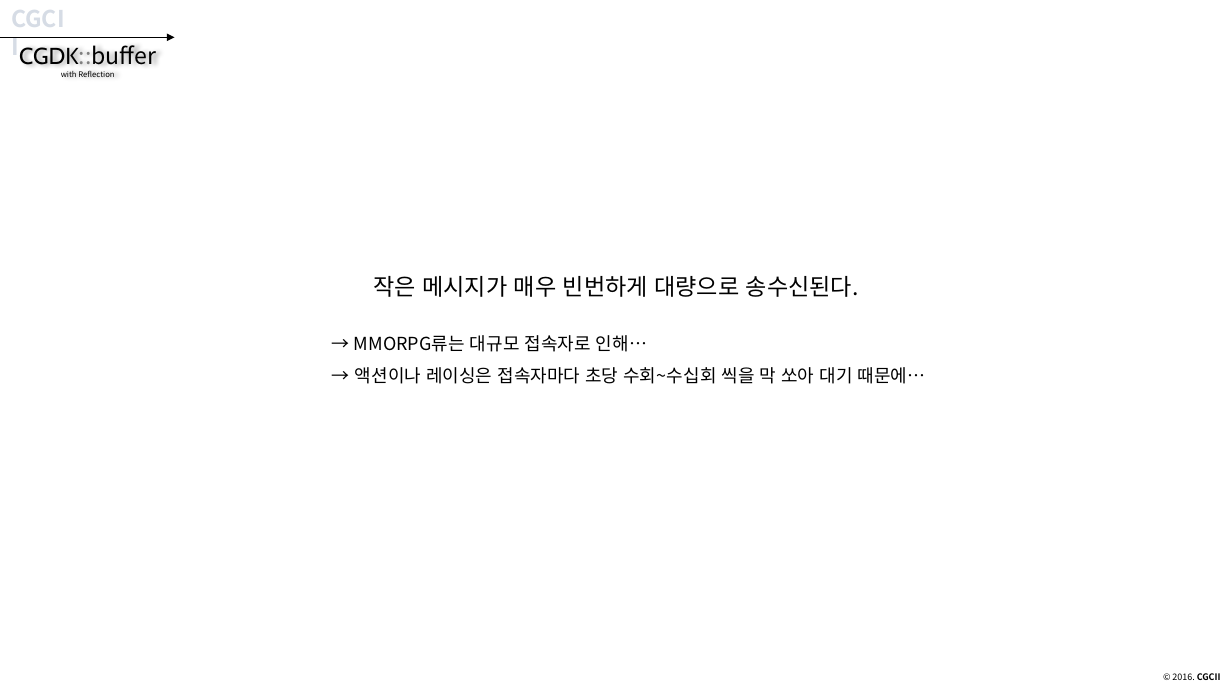
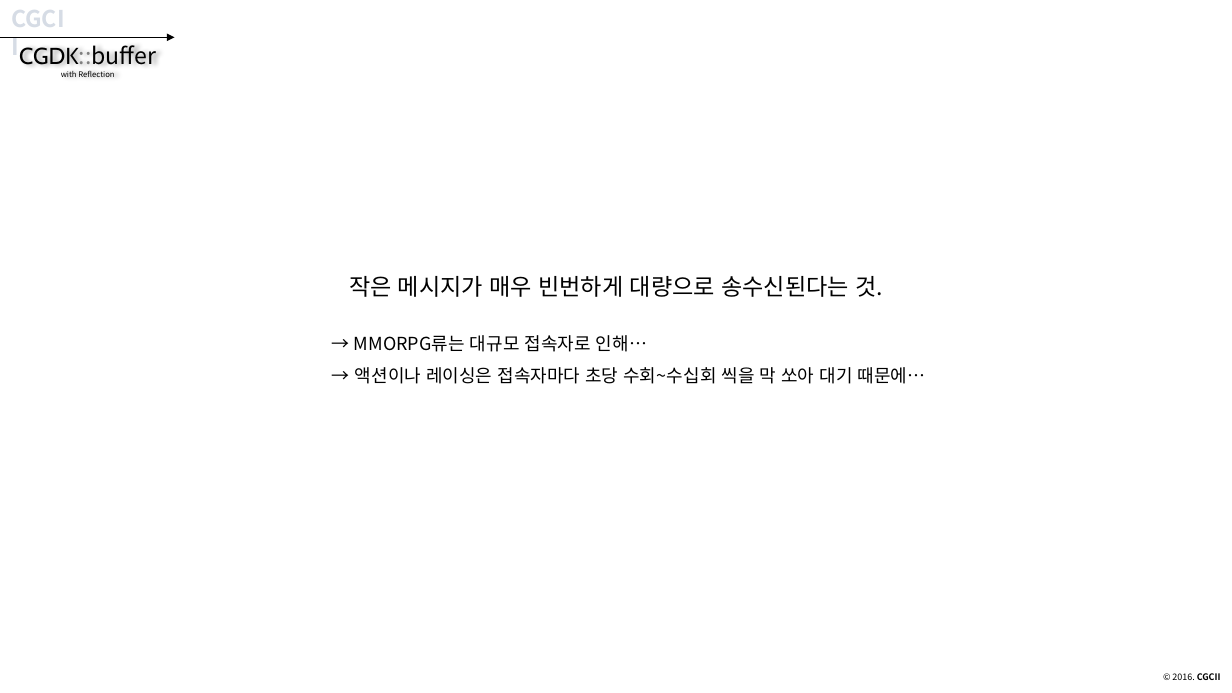
Before and after one commit to CGLabs/CGDK.buffer, a slide deck: slide 10 of C++/document/intruduce_CGDK.buffer.pptx. Drawn at 1232x693 pixels with LibreOffice and Linux fonts; fonts in the diff are those of the drawing. Boxes give left, top, right and bottom in pixels: in the first picture for what was removed or moved away, otherwise in the second. Text is boxed around its words. In the diff, an @@ line names an element or a change of style, - is before the commit and + after.

```diff
--- a/C++/document/intruduce_CGDK.buffer.pptx
+++ b/C++/document/intruduce_CGDK.buffer.pptx
@@ text at bbox=[349, 276, 883, 297]: text changed @@
-작은 메시지가 매우 빈번하게 대량으로 송수신된다.
+작은 메시지가 매우 빈번하게 대량으로 송수신된다는 것.
```
Also in this commit, not shown: 1 other slide changed.
